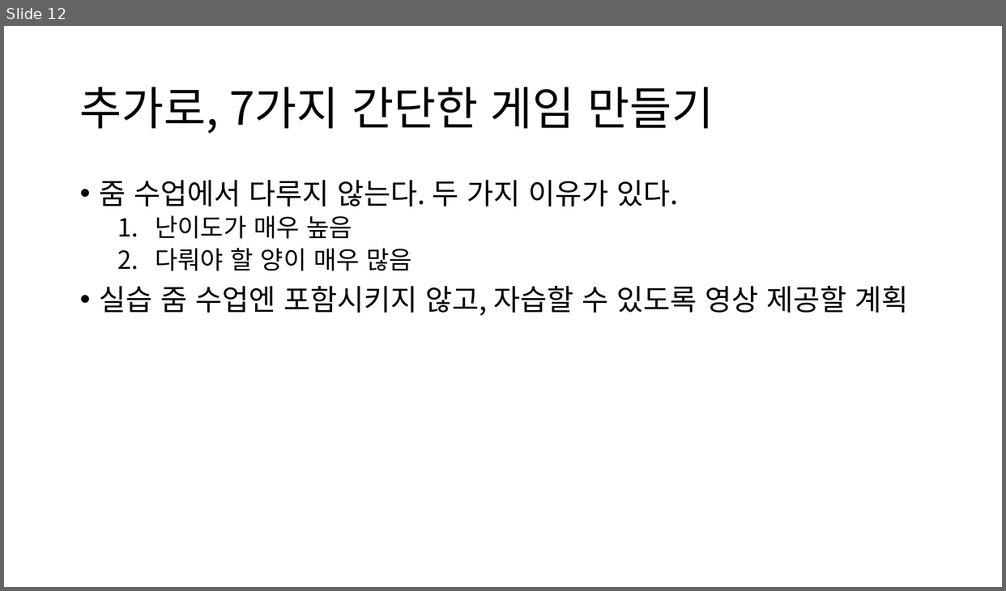
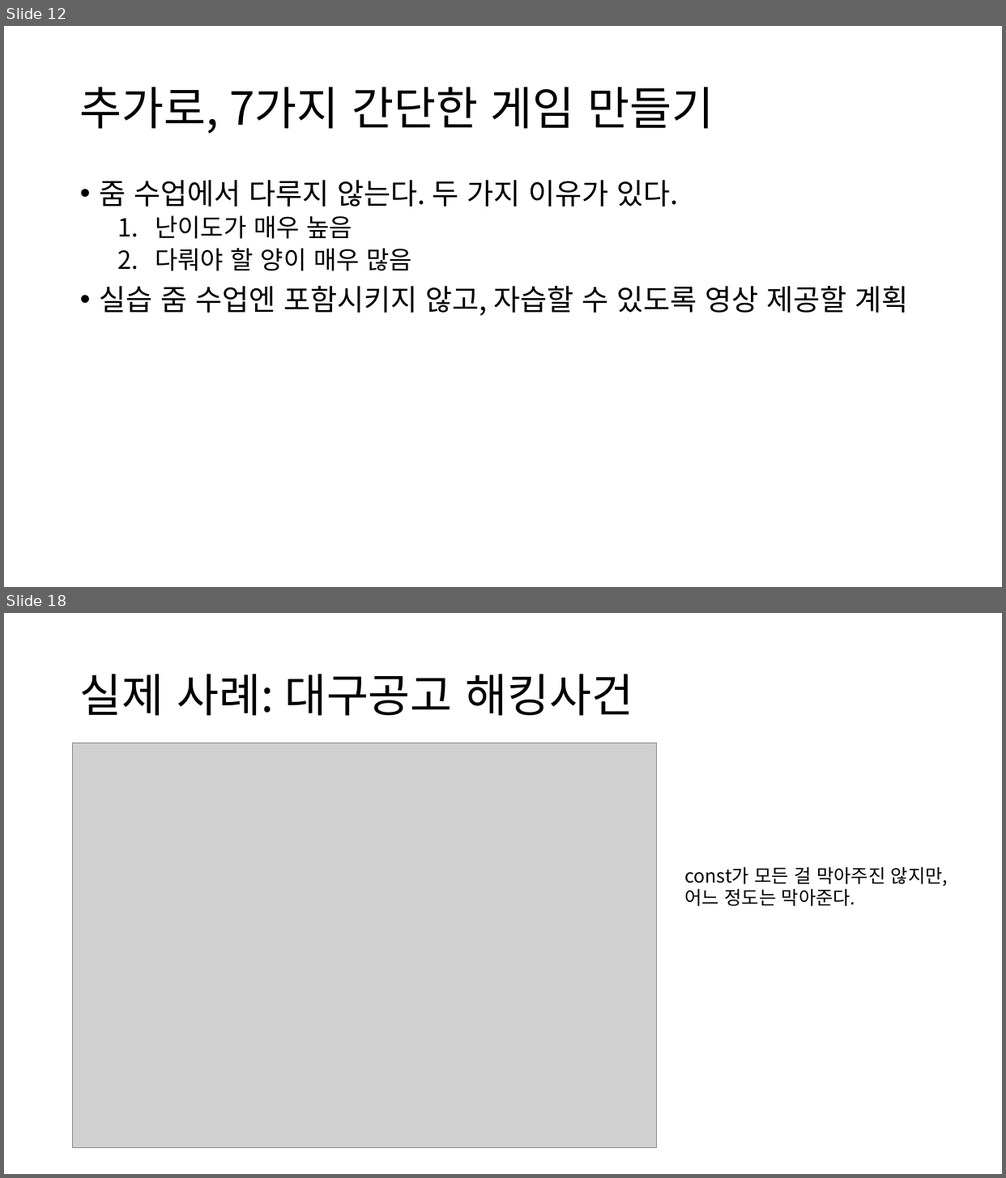
Before and after one commit to GNUCSAssistants/2021webprogramming, a slide deck: 수업/5. JavaScript (1)/PPT/5. JavaScript (1).pptx. Shown one above the other, each under a label of ours: slide 12 before the commit, slides 12 and 18 after it; the slides between them are not shown. The pictures are 1006x591 and 1006x1178 pixels, drawn with LibreOffice and Linux fonts; fonts in the diff are those of the drawing; grey boxes stand for pictures. Boxes give left, top, right and bottom in pixels: in the first picture for what was removed or moved away, otherwise in the second. Text is boxed around its words. In the diff, an @@ line names an element or a change of style, - is before the commit and + after.

```diff
--- a/수업/5. JavaScript (1)/PPT/5. JavaScript (1).pptx
+++ b/수업/5. JavaScript (1)/PPT/5. JavaScript (1).pptx
@@ slide 18 added at <box>4,613,1002,1174</box>, background #FFFFFF @@
@@ title added at <box>80,674,634,716</box>, 44 pt, text #000000 @@
+실제 사례: 대구공고 해킹사건
@@ picture added at <box>73,743,657,1148</box> @@
@@ text added at <box>685,867,948,906</box>, 18 pt, text #000000 @@
+const가 모든 걸 막아주진 않지만,
+어느 정도는 막아준다.
```
Also in this commit, not shown: 1 slide changed, 28 other slides added, 1 other file.
